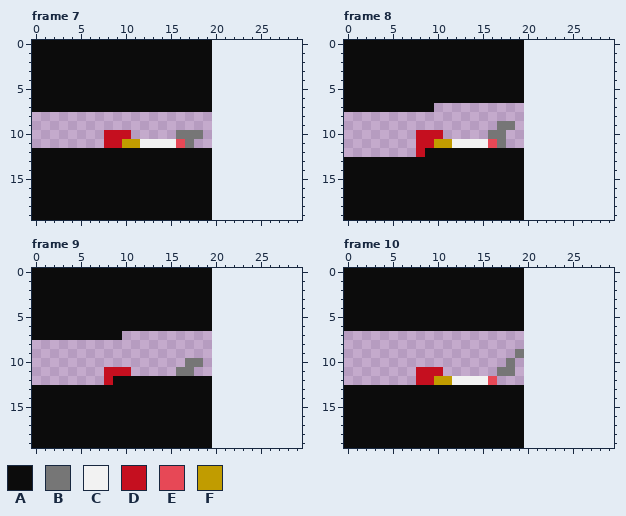
Pixel-art file: SYDERogueLike/EngineFiles/Aseprite Proj/SmokingCrabDeathCutscene.aseprite. This is how it looked before the edit.
20x20 pixels, 40 frames. Shown: frame 7, frame 8, frame 9, frame 10. The old version is drawn lined up with the new one, on the new canvas. The commit also changed other frames, which this record leaves out.
Visible layers, top first: "Layer 1", "Layer 3", "Layer 2".
Palette (. is transparent): A #0c0c0c  B #767676  C #f2f2f2  D #c50f1f  E #e74856  F #c19c00
Pixels before, frame 7, first column x 0:
 0 AAAAAAAAAAAAAAAAAAAA
 1 AAAAAAAAAAAAAAAAAAAA
 2 AAAAAAAAAAAAAAAAAAAA
 3 AAAAAAAAAAAAAAAAAAAA
 4 AAAAAAAAAAAAAAAAAAAA
 5 AAAAAAAAAAAAAAAAAAAA
 6 AAAAAAAAAAAAAAAAAAAA
 7 AAAAAAAAAAAAAAAAAAAA
 8 ....................
 9 ....................
10 ........DDD.....BBB.
11 ........DDFFCCCCEB..
12 AAAAAAAAAAAAAAAAAAAA
13 AAAAAAAAAAAAAAAAAAAA
14 AAAAAAAAAAAAAAAAAAAA
15 AAAAAAAAAAAAAAAAAAAA
16 AAAAAAAAAAAAAAAAAAAA
17 AAAAAAAAAAAAAAAAAAAA
18 AAAAAAAAAAAAAAAAAAAA
19 AAAAAAAAAAAAAAAAAAAA
Pixels before, frame 8, first column x 0:
 0 AAAAAAAAAAAAAAAAAAAA
 1 AAAAAAAAAAAAAAAAAAAA
 2 AAAAAAAAAAAAAAAAAAAA
 3 AAAAAAAAAAAAAAAAAAAA
 4 AAAAAAAAAAAAAAAAAAAA
 5 AAAAAAAAAAAAAAAAAAAA
 6 AAAAAAAAAAAAAAAAAAAA
 7 AAAAAAAAAA..........
 8 ....................
 9 .................BB.
10 ........DDD.....BB..
11 ........DDFFCCCCEB..
12 ........DAAAAAAAAAAA
13 AAAAAAAAAAAAAAAAAAAA
14 AAAAAAAAAAAAAAAAAAAA
15 AAAAAAAAAAAAAAAAAAAA
16 AAAAAAAAAAAAAAAAAAAA
17 AAAAAAAAAAAAAAAAAAAA
18 AAAAAAAAAAAAAAAAAAAA
19 AAAAAAAAAAAAAAAAAAAA
Pixels before, frame 9, first column x 0:
 0 AAAAAAAAAAAAAAAAAAAA
 1 AAAAAAAAAAAAAAAAAAAA
 2 AAAAAAAAAAAAAAAAAAAA
 3 AAAAAAAAAAAAAAAAAAAA
 4 AAAAAAAAAAAAAAAAAAAA
 5 AAAAAAAAAAAAAAAAAAAA
 6 AAAAAAAAAAAAAAAAAAAA
 7 AAAAAAAAAA..........
 8 ....................
 9 ....................
10 .................BB.
11 ........DDD.....BB..
12 ........DAAAAAAAAAAA
13 AAAAAAAAAAAAAAAAAAAA
14 AAAAAAAAAAAAAAAAAAAA
15 AAAAAAAAAAAAAAAAAAAA
16 AAAAAAAAAAAAAAAAAAAA
17 AAAAAAAAAAAAAAAAAAAA
18 AAAAAAAAAAAAAAAAAAAA
19 AAAAAAAAAAAAAAAAAAAA
Pixels before, frame 10, first column x 0:
 0 AAAAAAAAAAAAAAAAAAAA
 1 AAAAAAAAAAAAAAAAAAAA
 2 AAAAAAAAAAAAAAAAAAAA
 3 AAAAAAAAAAAAAAAAAAAA
 4 AAAAAAAAAAAAAAAAAAAA
 5 AAAAAAAAAAAAAAAAAAAA
 6 AAAAAAAAAAAAAAAAAAAA
 7 ....................
 8 ....................
 9 ...................B
10 ..................B.
11 ........DDD......BB.
12 ........DDFFCCCCE...
13 AAAAAAAAAAAAAAAAAAAA
14 AAAAAAAAAAAAAAAAAAAA
15 AAAAAAAAAAAAAAAAAAAA
16 AAAAAAAAAAAAAAAAAAAA
17 AAAAAAAAAAAAAAAAAAAA
18 AAAAAAAAAAAAAAAAAAAA
19 AAAAAAAAAAAAAAAAAAAA
Now the later version:
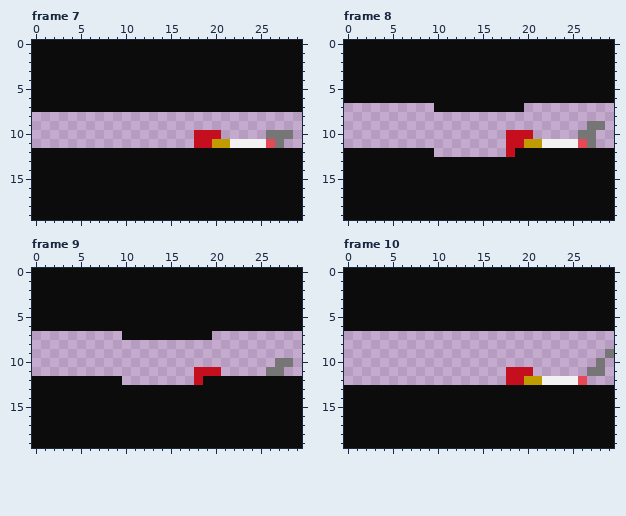
Diff:
canvas 20x20 -> 30x20
Frame 7:
There is now colour A in rows 0 to 7 at x 20 to 29; in rows 12 to 19 at x 20 to 29.
There is now colour B in row 10 at x 26 to 28; in row 11 at x 27.
There is now colour C in row 11 at x 22 to 25.
There is now colour D in row 10 at x 19 to 20; in row 11 at x 18 to 19.
The edit turns colour B into colour D in row 10 at x 18.
There is now colour E in row 11 at x 26.
There is now colour F in row 11 at x 20 to 21.
The author cleared colour B in row 10 at x 16 to 17; in row 11 at x 17.
The author cleared colour C in row 11 at x 12 to 15.
The author cleared colour D in row 10 at x 8 to 10; in row 11 at x 8 to 9.
The author cleared colour E in row 11 at x 16.
The author cleared colour F in row 11 at x 10 to 11.
Frame 8:
There is now colour A in rows 0 to 6 at x 20 to 29; in row 7 at x 10 to 19; in row 12 at x 0 to 7 and 20 to 29; in rows 13 to 19 at x 20 to 29.
The edit turns colour D into colour A in row 12 at x 8.
There is now colour B in row 9 at x 27 to 28; in row 10 at x 26 to 27; in row 11 at x 27.
There is now colour C in row 11 at x 22 to 25.
There is now colour D in row 10 at x 18 to 20; in row 11 at x 18 to 19.
The edit turns colour A into colour D in row 12 at x 18.
There is now colour E in row 11 at x 26.
There is now colour F in row 11 at x 20 to 21.
The author cleared colour A in row 7 at x 0 to 9; in row 12 at x 10 to 17.
The author cleared colour B in row 9 at x 17 to 18; in row 10 at x 16 to 17; in row 11 at x 17.
The author cleared colour C in row 11 at x 12 to 15.
The author cleared colour D in row 10 at x 8 to 10; in row 11 at x 8 to 9.
The author cleared colour E in row 11 at x 16.
The author cleared colour F in row 11 at x 10 to 11.
Frame 9:
There is now colour A in rows 0 to 6 at x 20 to 29; in row 7 at x 10 to 19; in row 12 at x 0 to 7 and 20 to 29; in rows 13 to 19 at x 20 to 29.
The edit turns colour D into colour A in row 12 at x 8.
There is now colour B in row 10 at x 27 to 28; in row 11 at x 26 to 27.
There is now colour D in row 11 at x 18 to 20.
The edit turns colour A into colour D in row 12 at x 18.
The author cleared colour A in row 7 at x 0 to 9; in row 12 at x 10 to 17.
The author cleared colour B in row 10 at x 17 to 18; in row 11 at x 16 to 17.
The author cleared colour D in row 11 at x 8 to 10.
Frame 10:
There is now colour A in rows 0 to 6 at x 20 to 29; in rows 13 to 19 at x 20 to 29.
There is now colour B in row 9 at x 29; in row 10 at x 28; in row 11 at x 27 to 28.
There is now colour C in row 12 at x 22 to 25.
There is now colour D in row 11 at x 19 to 20; in row 12 at x 18 to 19.
The edit turns colour B into colour D in row 11 at x 18.
There is now colour E in row 12 at x 26.
There is now colour F in row 12 at x 20 to 21.
The author cleared colour B in row 9 at x 19; in row 10 at x 18; in row 11 at x 17.
The author cleared colour C in row 12 at x 12 to 15.
The author cleared colour D in row 11 at x 8 to 10; in row 12 at x 8 to 9.
The author cleared colour E in row 12 at x 16.
The author cleared colour F in row 12 at x 10 to 11.
Where, in picture pixels (left, top, right, bottom), the same in both pictures:
changed: (104, 40, 302, 220)
changed: (344, 40, 614, 220)
changed: (32, 268, 302, 448)
changed: (416, 268, 614, 448)
